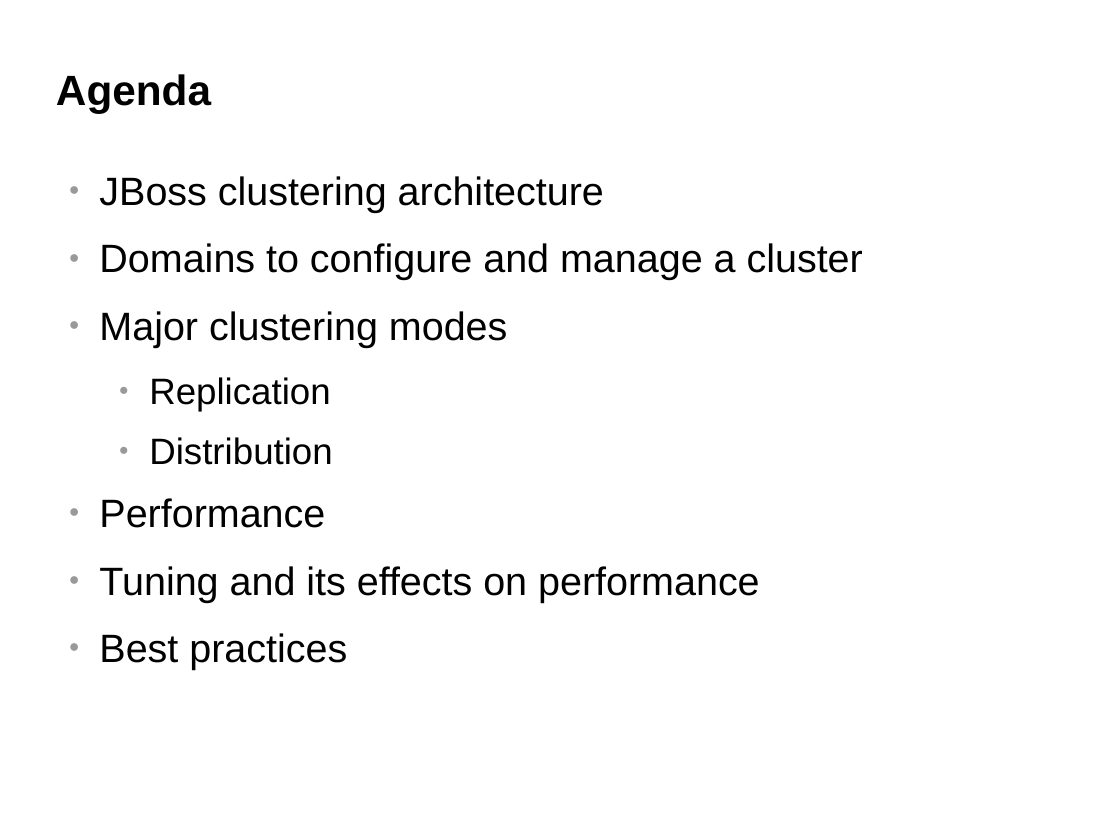
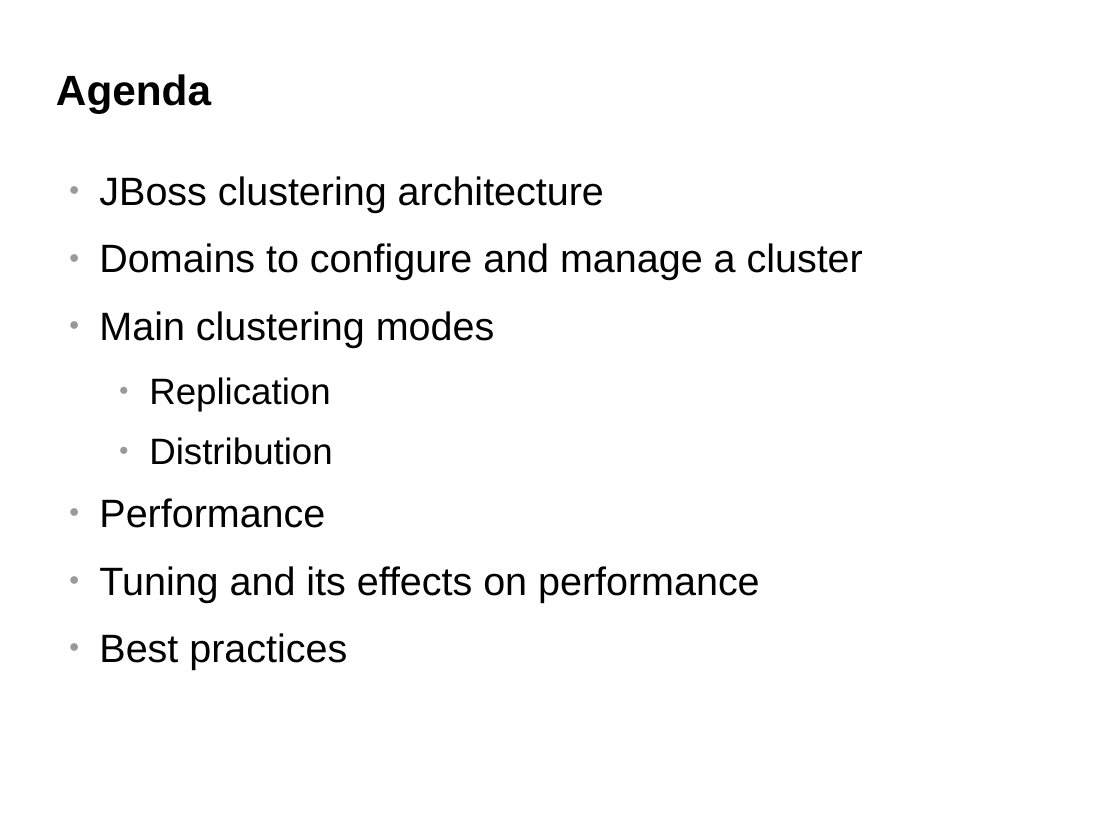
Before and after one commit to belaban/SessionPerf, a slide deck: slide 3 of docs/jbw2012.odp. Drawn at 1120x840 pixels with LibreOffice and Linux fonts; fonts in the diff are those of the drawing; background and template pictures are left out. Boxes give left, top, right and bottom in pixels: in the first picture for what was removed or moved away, otherwise in the second. Text is boxed around its words. In the diff, an @@ line names an element or a change of style, - is before the commit and + after.

```diff
--- a/docs/jbw2012.odp
+++ b/docs/jbw2012.odp
@@ text at (x1=99, y1=311, x2=494, y2=347): text changed @@
-● Major clustering modes
+● Main clustering modes
```
Also in this commit, not shown: 1 other slide changed, 5 slides added, 3 slides removed.
